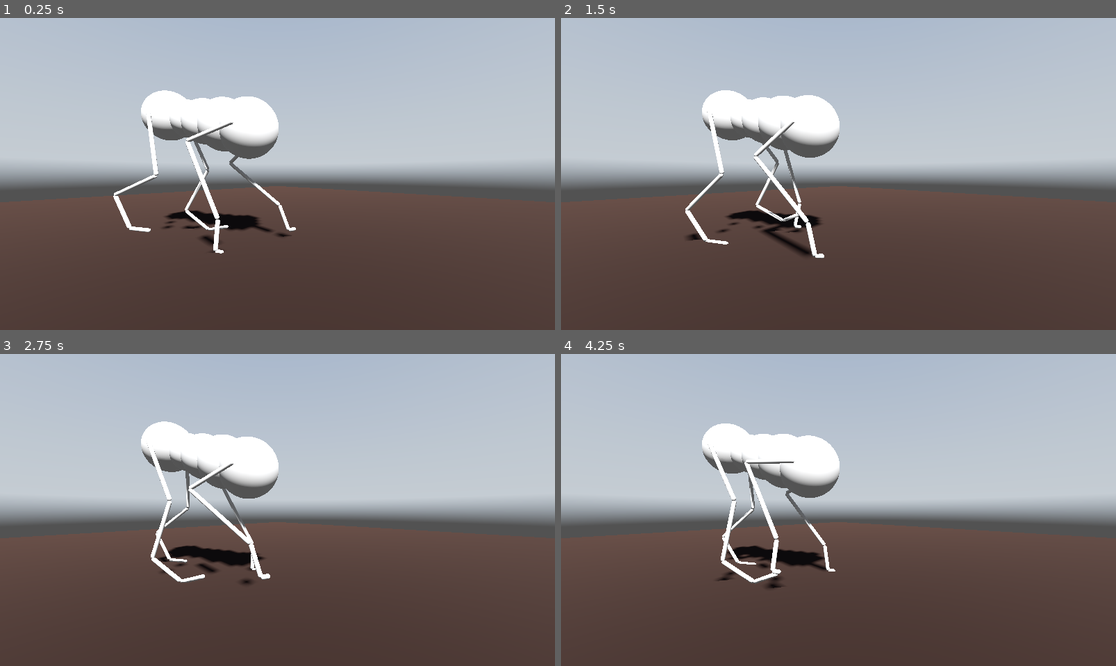
Above: before the commit, frames 1-4 (two rows, left to right).
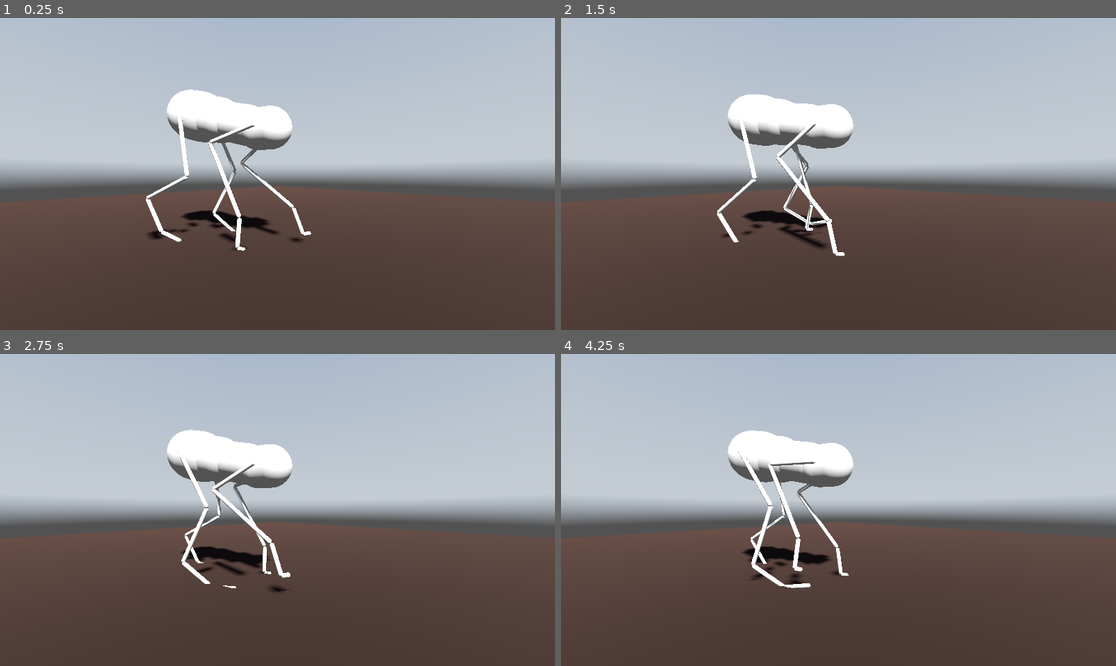
Above: after the commit, the same moments.

Repository: jehoz/legs-and-gaits
Game: Godot game, scene res://scenes/default.tscn
The game is run twice, just before and just after one commit, with the same random seed, the same clock (stepped at 60 frames per second) and the same inputs. A sky picture missing from this copy of the repository is replaced by a grey-blue gradient.
Inputs:
- Up to frame 1 (0.25 s): no input
- Up to frame 2 (1.5 s): no input
- Up to frame 3 (2.75 s): no input
- Up to frame 4 (4.25 s): no input

The runs differ from the first frame. In frame 1, 4.9% of the frame differs, in the area x 20-57%, y 22-76%; in frame 2, 4.7%; in frame 3, 4.6%; in frame 4, 4.7%.

Commit message:
Use capsule for body segment mesh instead of sphere

Diff:
--- a/scenes/default.tscn
+++ b/scenes/default.tscn
@@ -17,20 +17,19 @@
 
 [sub_resource type="Resource" id="Resource_7xwdi"]
 script = ExtResource("3_yjyq1")
-radius = 0.22
+radius = 0.15
+length = 0.1
 leg_blueprint = SubResource("Resource_4swe1")
 
 [sub_resource type="Resource" id="Resource_uxhh3"]
 script = ExtResource("3_yjyq1")
-radius = 0.2
+radius = 0.15
+length = 0.25
 
 [sub_resource type="Resource" id="Resource_15lq8"]
 script = ExtResource("3_yjyq1")
 radius = 0.175
-
-[sub_resource type="Resource" id="Resource_wygci"]
-script = ExtResource("3_yjyq1")
-radius = 0.15
+length = 0.25
 
 [sub_resource type="Resource" id="Resource_0fvg2"]
 script = ExtResource("2_sau8g")
@@ -44,11 +43,12 @@
 [sub_resource type="Resource" id="Resource_xxp1j"]
 script = ExtResource("3_yjyq1")
 radius = 0.2
+length = 0.1
 leg_blueprint = SubResource("Resource_0fvg2")
 
 [sub_resource type="Resource" id="Resource_0glcd"]
 script = ExtResource("4_kntse")
-body_segments = Array[ExtResource("3_yjyq1")]([SubResource("Resource_7xwdi"), SubResource("Resource_uxhh3"), SubResource("Resource_15lq8"), SubResource("Resource_wygci"), SubResource("Resource_xxp1j")])
+body_segments = Array[ExtResource("3_yjyq1")]([SubResource("Resource_7xwdi"), SubResource("Resource_uxhh3"), SubResource("Resource_15lq8"), SubResource("Resource_xxp1j")])
 speed = 3.62
 leg_pair_phase_difference = 1.571
 
@@ -78,7 +78,7 @@
 [node name="Default" type="Node3D"]
 
 [node name="Creature" type="Node3D" parent="."]
-transform = Transform3D(-0.88701, 0, -0.461748, 0, 1, 0, 0.461748, 0, -0.88701, 0, 0, 0)
+transform = Transform3D(-0.919821, 0, -0.392337, 0, 1, 0, 0.392337, 0, -0.919821, 0, 0, 0)
 script = ExtResource("1_e1xh8")
 blueprint = SubResource("Resource_0glcd")
 
--- a/scripts/blueprint/body_segment_blueprint.gd
+++ b/scripts/blueprint/body_segment_blueprint.gd
@@ -1,6 +1,7 @@
 class_name BodySegmentBlueprint extends Resource
 
 @export var radius: float = 0.2
+@export var length: float = 0.2
 @export var leg_blueprint: LegBlueprint = null
 
 # populated by parent blueprint
--- a/scripts/body_ik_solver.gd
+++ b/scripts/body_ik_solver.gd
@@ -17,9 +17,8 @@
 		var segment = segments[i]
 		var z_percent = abs(segment.z_offset - z0) / abs(z1 - z0)
 		segment.position.y = y0 * (1 - z_percent) + y1 * z_percent
+	for i in range(segments.size()-1):
+		segments[i+1].look_at(segments[i].global_position, Vector3.UP)
 
-func distance_from_target(angles: Array[Vector3]):
+func error(angles: Array[Vector3]):
 	pass
-
-func comfort():
-	pass
--- a/scripts/body_segment.gd
+++ b/scripts/body_segment.gd
@@ -1,6 +1,7 @@
 class_name BodySegment extends Node3D
 
 @export var radius: float = 0.2
+@export var length: float = 0.2
 
 var leg_l: Leg = null
 var leg_r: Leg = null
@@ -11,6 +12,7 @@
 
 func _init(blueprint: BodySegmentBlueprint):
 	radius = blueprint.radius
+	length = blueprint.length
 	z_offset = blueprint._z_offset
 
 	if blueprint.leg_blueprint != null:
@@ -34,10 +36,11 @@
 		leg_r.position.x = radius
 
 	var mesh = MeshInstance3D.new()
-	mesh.mesh = SphereMesh.new()
+	mesh.mesh = CapsuleMesh.new()
 	mesh.mesh.radius = radius
-	mesh.mesh.height = 2 * radius
+	mesh.mesh.height = length + (2 * radius)
 	add_child(mesh)
+	mesh.rotate(Vector3.LEFT, PI/2)
 
 	position.y = resting_height
 
@@ -51,7 +54,7 @@
 		y_target = resting_height + 0.05
 
 	var error = y_target - position.y
-	y_velocity = 1.55 * error - 0.75 * (error - y_velocity)
+	y_velocity = 1.25 * error - 0.75 * (error - y_velocity)
 
 	position.z = z_offset
 	position.y += y_velocity * delta
--- a/scripts/creature.gd
+++ b/scripts/creature.gd
@@ -19,7 +19,7 @@
 	for segment_blueprint in blueprint.body_segments:
 		segment_blueprint._speed = blueprint.speed
 		segment_blueprint._phase_offset = leg_pair * blueprint.leg_pair_phase_difference
-		segment_blueprint._z_offset = last_segment_z + segment_blueprint.radius
+		segment_blueprint._z_offset = last_segment_z + segment_blueprint.length
 		last_segment_z = segment_blueprint._z_offset
 
 		var bs = BodySegment.new(segment_blueprint)
Not shown: 1 places in scenes/default.tscn that only renumber resources
